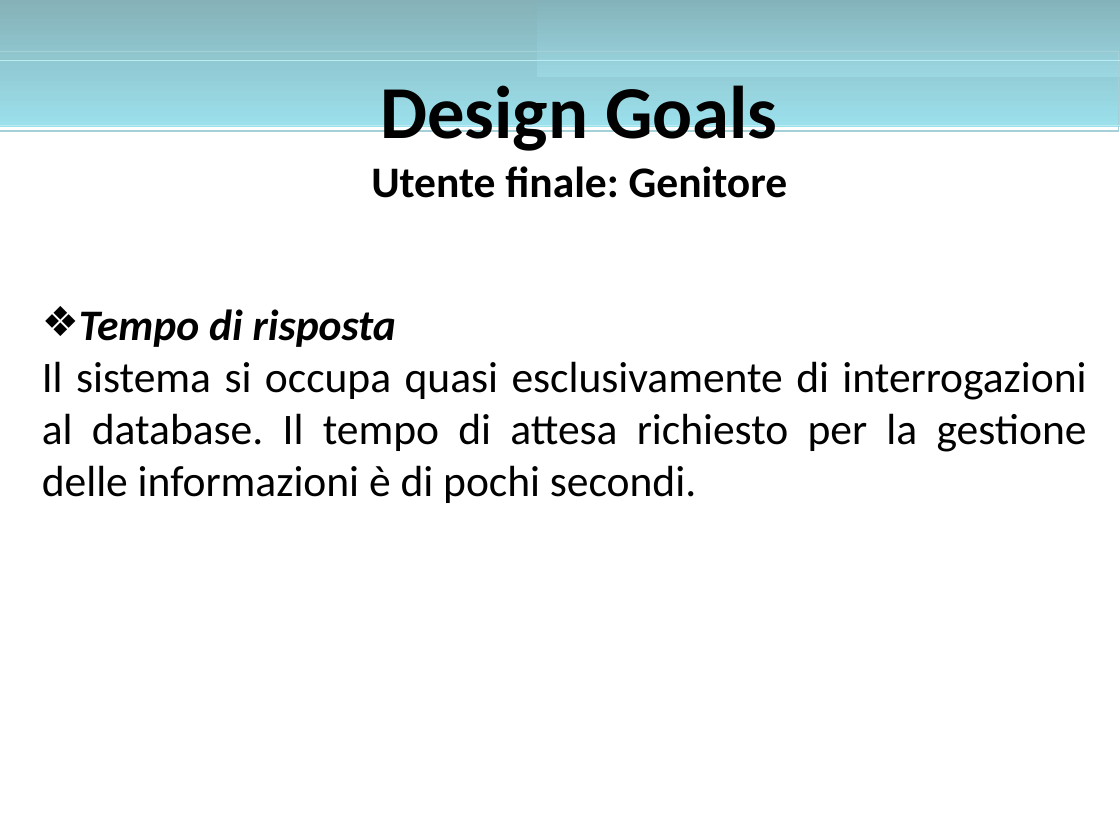
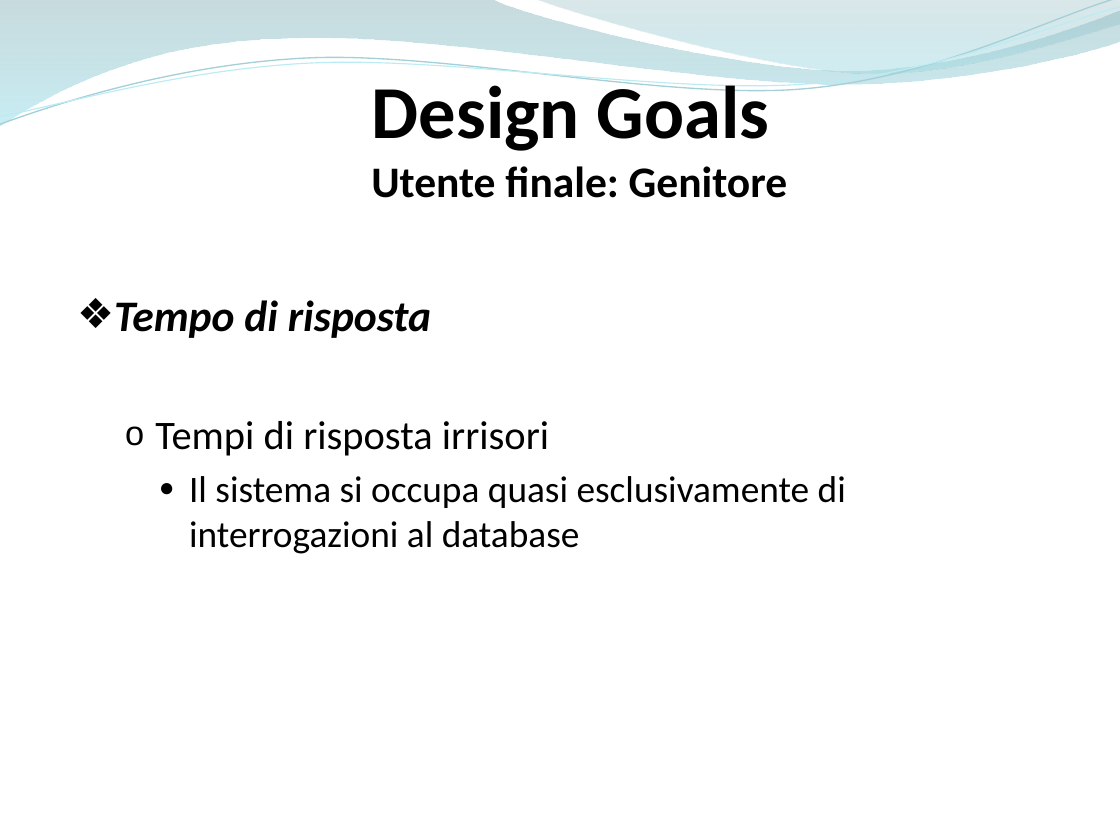
Before and after one commit to ammirate/at-silo, a slide deck: slide 3 of Presentazione/Atsilo1/Micco/Atsilo_A_Micco.pptx. Drawn at 1120x840 pixels with LibreOffice and Linux fonts; fonts in the diff are those of the drawing. Boxes give left, top, right and bottom in pixels: in the first picture for what was removed or moved away, otherwise in the second. Text is boxed around its words. In the diff, an @@ line names an element or a change of style, - is before the commit and + after.

```diff
--- a/Presentazione/Atsilo1/Micco/Atsilo_A_Micco.pptx
+++ b/Presentazione/Atsilo1/Micco/Atsilo_A_Micco.pptx
@@ rectangle removed at bbox=[0, 0, 1120, 127] @@
@@ freeform shape added at bbox=[0, 0, 1120, 127], fill gradient #86B2B9 to #9BE0EC @@
@@ freeform shape added at bbox=[0, 0, 1120, 131], outline #A5D0D7 0.85 pt @@
@@ freeform shape added at bbox=[0, 7, 1120, 125], outline #BBECF4 0.75 pt @@
@@ rectangle removed at bbox=[536, 0, 1120, 77] @@
@@ freeform shape added at bbox=[536, 0, 1120, 77], fill gradient #84B3BB to #9BD7E1 @@
@@ rectangle removed at bbox=[0, 52, 1119, 131] @@
@@ text "Design Goals" rewrapped from bbox=[371, 85, 788, 198] to bbox=[371, 76, 788, 198] @@
@@ rectangle removed at bbox=[0, 60, 1120, 125] @@
@@ text "Tempo di risposta": place and size @@
-text "Tempo di risposta" at bbox=[42, 309, 1087, 503]
+text "Tempo di risposta" at bbox=[114, 300, 846, 554]
@@ text at bbox=[114, 300, 431, 338]: indent changed; more space between paragraphs @@
@@ text at bbox=[155, 421, 846, 554]: text changed; size 28 to 24 pt @@
-Il sistema si occupa quasi esclusivamente di interrogazioni al database. Il tempo di attesa richiesto per la gestione delle informazioni è di pochi secondi.
+  o Tempi di risposta irrisori
+    ● Il sistema si occupa quasi esclusivamente di interrogazioni al database
```
Also in this commit, not shown: 16 other slides changed, 7 slides added, 6 slides removed.
